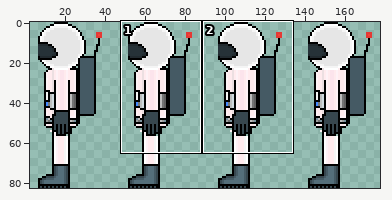
Sprite sheet -- Assets/Player/LeftIdleAnimation.png. The picture above shows the old version from afar; the outline marks the close-up.
Close-up. Before:
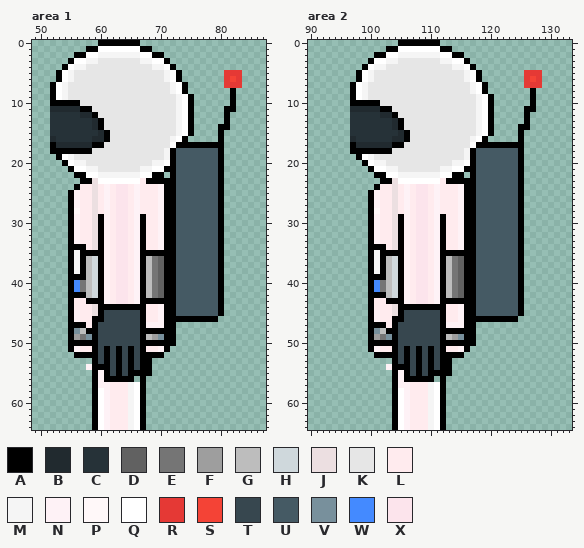
The file is 180x83 pixels. Colours within 5 levels of each other are drawn and written as one. Shown: area 1: x 49..87, y 0..64; area 2: x 90..133, y 0..64. The wide view leaves out empty margins. The commit also changed other parts of the picture, which this record leaves out.
Palette (. is transparent): A #000000  B #212a2f  C #263238  D #616161  E #757575  F #9e9e9e  G #bdbdbd  H #cfd8dc  J #ecdfe1  K #e6e6e6  L #ffebee  M #f5f5f5  N #fef2f6  P #fff8f9  Q #ffffff  R #e53935  S #f44336  T #37474f  U #455a64  V #78909c  W #448aff  X #fce4ec
Pixels before, area 1 (only the part around the change), first column x 49:
 0 ...........AAAAAAA.....................
 1 .........AAQQQQQQQAA...................
 2 .......AAQQMMMMMMMQQAA.................
 3 ......AQQMMKKKKKKKMMQQA................
 4 .....AQMMKKKKKKKKKKKMMQA...............
 5 ....AQMKKKKKKKKKKKKKKKMQA.......RRR....
 6 ....AQMKKKKKKKKKKKKKKKMQA.......RSR....
 7 ...AQMKKKKKKKKKKKKKKKKKMQA......RRR....
 8 ...AQMKKKKKKKKKKKKKKKKKMQA.......A.....
 9 ...AQMKKKKKKKKKKKKKKKKKKMQA......A.....
10 ...AAAAAKKKKKKKKKKKKKKKKMQA......A.....
11 ...BBBBBAAKKKKKKKKKKKKKKMQA.....AA.....
12 ...CCCCCBBAKKKKKKKKKKKKKMQA.....A......
13 ...CCCCCCCBAKKKKKKKKKKKKMQA.....A......
14 ...CCCCCCCBAKKKKKKKKKKKKMQA....AA......
15 ...CCCCCCCCBAKKKKKKKKKKKMQA....A.......
16 ...BCCCCCCBBAKKKKKKKKKKMQA.....A.......
17 ...ABBBBBBAAKKKKKKKKKKKQAAAAAAAA.......
18 ...AAAAAAAKKKKKKKKKKKKMAUUUUUUUA.......
19 ....AQMKKKKKKKKKKKKKKKMAUUUUUUUA.......
20 .....AQMMKKKKKKKKKKKMMQAUUUUUUUA.......
21 ......AQQMMKKKKKKKMMQQAAUUUUUUUA.......
22 .......AAQQMMMMMMMQQAA.AUUUUUUUA.......
23 ........AAJQQQQQQQLAAAAAUUUUUUUA.......
24 .......ALLJLNLXXLNLLLNAAUUUUUUUA.......
25 ......ANLLJLNLXXLNLLLNAAUUUUUUUA.......
26 ......ANLLJLNLXXLNLLLNAAUUUUUUUA.......
27 ......ANLLJLNLXXLNLLLNAAUUUUUUUA.......
28 ......APLLJLNLXXLNLLLNAAUUUUUUUA.......
29 ......ANLLJANLXXLNALLNAAUUUUUUUA.......
30 ......ANLLJANLXXLNALLNAAUUUUUUUA.......
31 ......ANLLJANLXXLNALLNAAUUUUUUUA.......
32 ......ANLLJANLXXLNALLNAAUUUUUUUA.......
33 ......ANLLJANLXXLNALLNAAUUUUUUUA.......
34 ......AAALJANLXXLNALLNAAUUUUUUUA.......
35 ......AMAAAANLXXLNAAAAAAUUUUUUUA.......
36 ......AMAGHANLXXLNAGEDAAUUUUUUUA.......
37 ......AMAGHANLXXLNAGEDAAUUUUUUUA.......
38 ......AMAGHANLXXLNAGEDAAUUUUUUUA.......
39 ......AAAGHANLXXLNAGEDAAUUUUUUUA.......
40 ......AWEGHANLXXLNAGEDAAUUUUUUUA.......
41 ......AWEGHANLXXLNAGEDAAUUUUUUUA.......
42 ......AAAGHANLXXLNAGEDAAUUUUUUUA.......
43 ......ALLAAANLXXLNAAAAAAUUUUUUUA.......
44 ......ALLLJAAAAAAAALLNAAUUUUUUUA.......
45 ......ANLLJATTTTTTALLNAAUUUUUUUA.......
46 ......ANLLAATTTTTTALLNAAAAAAAAA........
47 ......AAALATTTTTTTANNNAA...............
48 ......AVGAATTTTTTTAAAAAA...............
49 ......AFEVATTTTTTTAGFVAA...............
50 ......AAAAATTTTTTTAAAAAA...............
51 ......ANLLATATATATALLNA................
52 .......AAAATATATATAAAA.................
53 ..........ATATATATAA...................
54 .........NAAATATATAA...................
55 ..........ANATATAAAA...................
56 ..........ANAAAAA.A....................
57 ..........ANNLLLMQA....................
58 ..........AQNLLLMQA....................
59 ..........AQNLLLMQA....................
60 ..........AQNLLLMQA....................
61 ..........AQNLLLMQA....................
62 ..........AQNLLLMQA....................
63 ..........AQNLLLMQA....................
64 ..........AQNLLLMQA....................
Pixels before, area 2 (only the part around the change), first column x 94:
 0 ...........AAAAAAA......................
 1 .........AAQQQQQQQAA....................
 2 .......AAQQMMMMMMMQQAA..................
 3 ......AQQMMKKKKKKKMMQQA.................
 4 .....AQMMKKKKKKKKKKKMMQA................
 5 ....AQMKKKKKKKKKKKKKKKMQA.......RRR.....
 6 ....AQMKKKKKKKKKKKKKKKMQA.......RSR.....
 7 ...AQMKKKKKKKKKKKKKKKKKMQA......RRR.....
 8 ...AQMKKKKKKKKKKKKKKKKKMQA.......A......
 9 ...AQMKKKKKKKKKKKKKKKKKKMQA......A......
10 ...AAAAAKKKKKKKKKKKKKKKKMQA......A......
11 ...BBBBBAAKKKKKKKKKKKKKKMQA.....AA......
12 ...CCCCCBBAKKKKKKKKKKKKKMQA.....A.......
13 ...CCCCCCCBAKKKKKKKKKKKKMQA.....A.......
14 ...CCCCCCCBAKKKKKKKKKKKKMQA....AA.......
15 ...CCCCCCCCBAKKKKKKKKKKKMQA....A........
16 ...BCCCCCCBBAKKKKKKKKKKMQA.....A........
17 ...ABBBBBBAAKKKKKKKKKKKQAAAAAAAA........
18 ...AAAAAAAKKKKKKKKKKKKMAUUUUUUUA........
19 ....AQMKKKKKKKKKKKKKKKMAUUUUUUUA........
20 .....AQMMKKKKKKKKKKKMMQAUUUUUUUA........
21 ......AQQMMKKKKKKKMMQQAAUUUUUUUA........
22 .......AAQQMMMMMMMQQAA.AUUUUUUUA........
23 ........AAJQQQQQQQLAAAAAUUUUUUUA........
24 .......ALLJLNLXXLNLLLNAAUUUUUUUA........
25 ......ANLLJLNLXXLNLLLNAAUUUUUUUA........
26 ......ANLLJLNLXXLNLLLNAAUUUUUUUA........
27 ......ANLLJLNLXXLNLLLNAAUUUUUUUA........
28 ......APLLJLNLXXLNLLLNAAUUUUUUUA........
29 ......ANLLJANLXXLNALLNAAUUUUUUUA........
30 ......ANLLJANLXXLNALLNAAUUUUUUUA........
31 ......ANLLJANLXXLNALLNAAUUUUUUUA........
32 ......ANLLJANLXXLNALLNAAUUUUUUUA........
33 ......ANLLJANLXXLNALLNAAUUUUUUUA........
34 ......AAALJANLXXLNALLNAAUUUUUUUA........
35 ......AMAAAANLXXLNAAAAAAUUUUUUUA........
36 ......AMAGHANLXXLNAGEDAAUUUUUUUA........
37 ......AMAGHANLXXLNAGEDAAUUUUUUUA........
38 ......AMAGHANLXXLNAGEDAAUUUUUUUA........
39 ......AAAGHANLXXLNAGEDAAUUUUUUUA........
40 ......AWEGHANLXXLNAGEDAAUUUUUUUA........
41 ......AWEGHANLXXLNAGEDAAUUUUUUUA........
42 ......AAAGHANLXXLNAGEDAAUUUUUUUA........
43 ......ALLAAANLXXLNAAAAAAUUUUUUUA........
44 ......ALLLJAAAAAAAALLNAAUUUUUUUA........
45 ......ANLLJATTTTTTALLNAAUUUUUUUA........
46 ......ANLLAATTTTTTALLNAAAAAAAAA.........
47 ......AAALATTTTTTTANNNAA................
48 ......AVGAATTTTTTTAAAAAA................
49 ......AFEVATTTTTTTAGFVAA................
50 ......AAAAATTTTTTTAAAAAA................
51 ......ANLLATATATATALLNA.................
52 .......AAAATATATATAAAA..................
53 ..........ATATATATAA....................
54 .........NAAATATATAA....................
55 ..........ANATATAAAA....................
56 ..........ANAAAAA.A.....................
57 ..........ANNLLLMQA.....................
58 ..........AQNLLLMQA.....................
59 ..........AQNLLLMQA.....................
60 ..........AQNLLLMQA.....................
61 ..........AQNLLLMQA.....................
62 ..........AQNLLLMQA.....................
63 ..........AQNLLLMQA.....................
64 ..........AQNLLLMQA.....................
The same view after the edit:
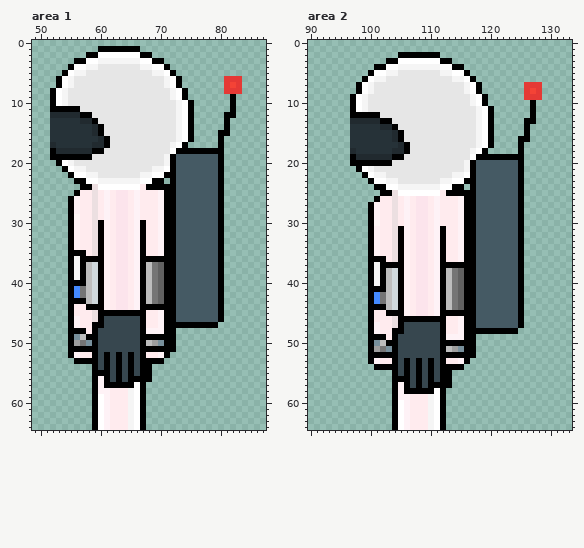
The edit:
Changed rows in their new state; - is an unchanged pixel.
Area 1:
first column x 52:
 0 --------.......-----------------
 1 ------..AAAAAAA..---------------
 2 ----..AAQQQQQQQAA..-------------
 3 ---.AAQQMMMMMMMQQAA.------------
 4 --.AQQMM-------MMQQA.-----------
 5 -.AQMM-----------MMQA.-------...
 6 ------------------------------R-
 7 .AQM---------------MQA.-------S-
 8 -----------------------------RRR
 9 --------------------MQA.--------
10 -QMKK---------------------------
11 AAAAAKK----------------------.--
12 BBBBBAAK----------------------A-
13 -----BBAK-----------------------
14 ----------------------------.---
15 -------BAK-------------------A--
16 C------C------------KMQA--------
17 BCCCCCCBBA----------MQ-.....----
18 -BBBBBBAA----------KQAAAAAAA----
19 A-AAAAA-------------------------
20 -AQMKK-----------KKM------------
21 --AQMMKK-------KKMMQ------------
22 ---AQQMMKKKKKKKMMQQA------------
23 ----A-QQMMMMMMMQQ--.------------
24 ----.AA-QQQQQQQ-AAA-------------
25 ---.A---------------------------
28 ----N---------------------------
29 ----P---L------L----------------
first column x 55:
34 -NL-----------------------
35 -A-LJ--------LLN----------
36 ---AA--------AAA----------
39 -M------------------------
40 -AA-----------------------
42 -WE-----------------------
43 -AAGH--------GED----------
44 ---AA-NLXXLN-AAA----------
45 -L----AAAAAA--------------
46 ----J-------------UUUUUUUA
47 -NL--A-------LL---AAAAAAA-
48 -AAL---------NNN----------
49 -VGA---------AAA----------
50 -FEV---------GFV----------
51 -AAA--T-T-T--AAA-A--------
52 ANLL---------LLNA---------
53 -AAA----------AA----------
54 ---.-T--------------------
55 -----A-----T--------------
56 -------T-T-A-A------------
57 ------AAAAA---------------
58 -----N--------------------
Area 2:
first column x 97:
 0 --------.......-----------------
 1 ------...........---------------
 2 ----....AAAAAAA....-------------
 3 ---...AAQQQQQQQAA...------------
 4 --..AAQQMMMMMMMQQAA..-----------
 5 -..AQQMM-------MMQQA..-------...
 6 -.AQMM-----------MMQA.-------...
 7 .AQM---------------MQA.---------
 8 .AQM---------------MQA.------RSR
 9 --------------------MQA.-----RRR
10 -QMKK---------------MQA.--------
11 AQMKKKK----------------------.--
12 AAAAAKKK---------------------.A-
13 BBBBBAAKK---------------------A-
14 -----BBAK-------------------.---
15 -------BAK------------------.A--
16 C-------AK----------KMQA-----A--
17 CCCCCCCCBA----------KMQ-....----
18 BCCCCCCBBA---------KMQA.....----
19 ABBBBBBAA----------KQAAAAAAA----
20 AA-AAAA----------KKM------------
21 -AQMKKKK-------KKKKM------------
22 --AQMMKKKKKKKKKKKMMQ------------
23 ---AQQMMKKKKKKKMMQQ-------------
24 -----AQQMMMMMMMQQAA.------------
25 ---..AA-QQQQQQQ-AAA-------------
26 ---.A---------------------------
28 ----N---------------------------
29 --------L------L----------------
30 ----P---L------L----------------
first column x 100:
34 -NL-----------------------
35 -NLLJ--------LLN----------
36 -A-LJ--------LLN----------
37 ---AA--------AAA----------
39 -M------------------------
40 -MA-----------------------
41 -AA-----------------------
42 -WE-----------------------
43 -WEGH--------GED----------
44 -AAGH-NLXXLN-GED----------
45 -L-AA-NLXXLN-AAA----------
46 -L--J-AAAAAA------UUUUUUUA
47 -NL-JA-------LL---UUUUUUUA
48 -NLL-A-------LLN--AAAAAAA-
49 -AAL---------NNN----------
50 -VG-----------------------
51 -FEV--T-T-T--GFV-A--------
52 A-----T-T-T-----AA--------
53 ANLL---------LLNA---------
54 -AAA-T--------AA----------
55 -----T-----T--------------
56 -----A-T-T-T-A------------
57 ------ATATAA-A------------
58 -----NAAAAA---------------
59 -----N--------------------
